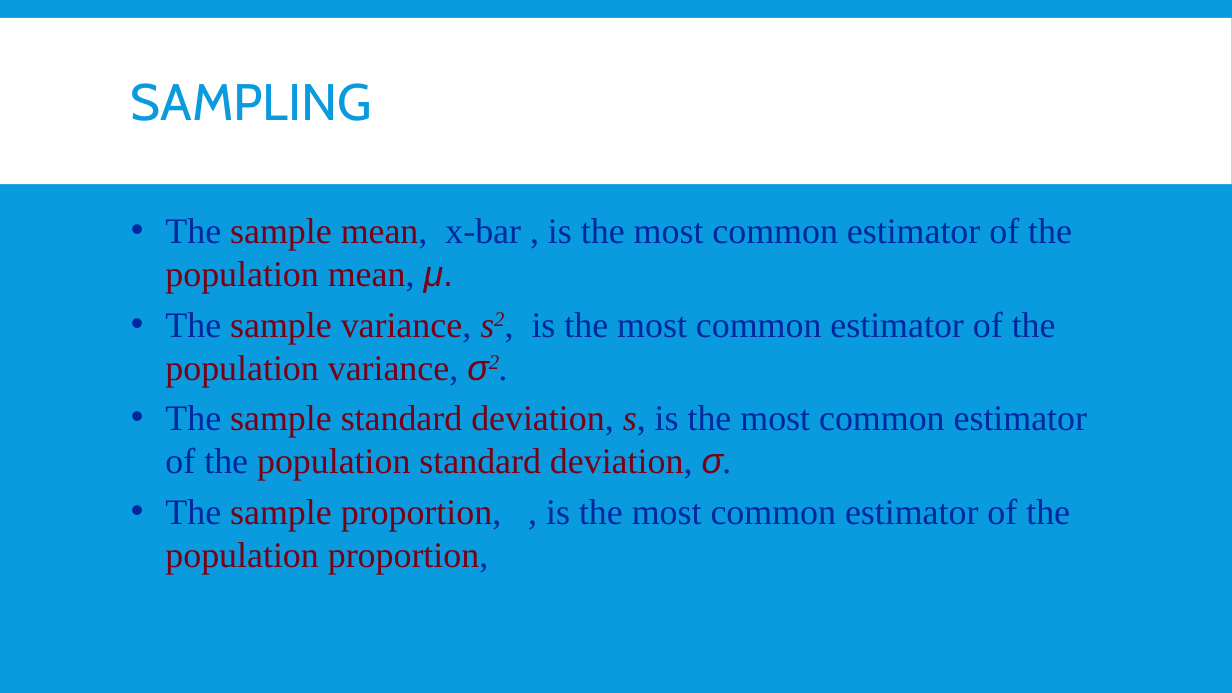
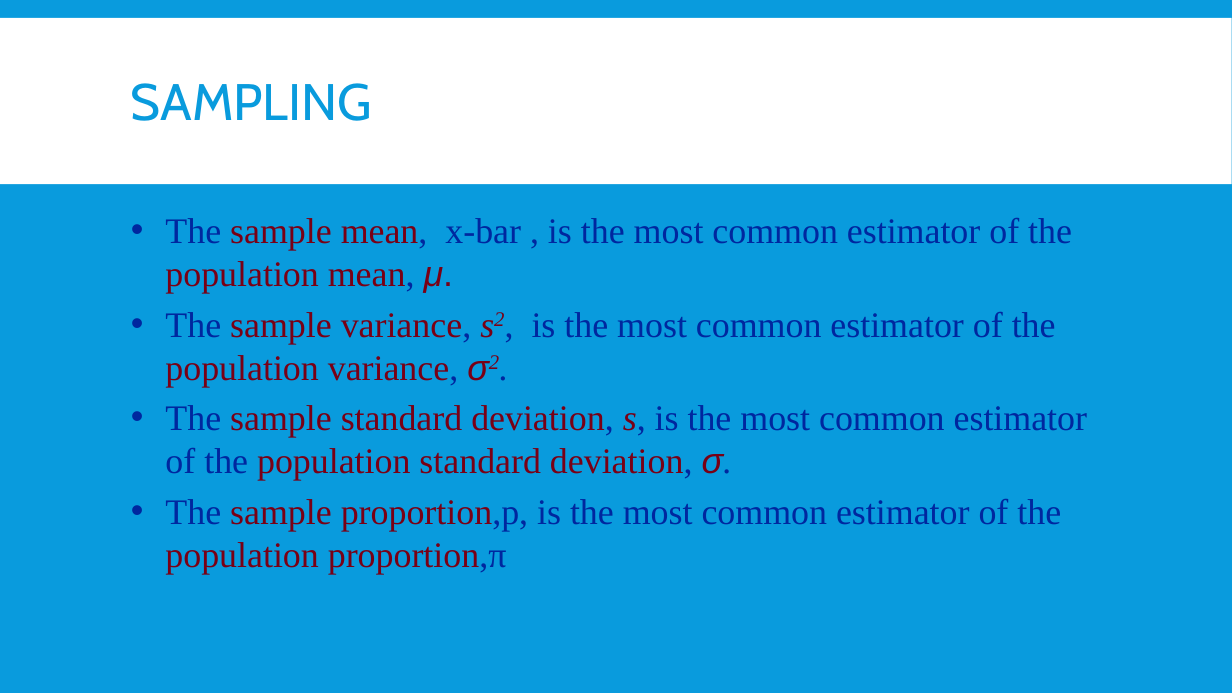
Before and after one commit to asuryam/ISB-Tutorials, a slide deck: slide 4 of ISB_SA1_Tutorials.pptx. Drawn at 1232x693 pixels with LibreOffice and Linux fonts; fonts in the diff are those of the drawing. Boxes give left, top, right and bottom in pixels: in the first picture for what was removed or moved away, otherwise in the second. Text is boxed around its words. In the diff, an @@ line names an element or a change of style, - is before the commit and + after.

Commit message:
Updated files

```diff
--- a/ISB_SA1_Tutorials.pptx
+++ b/ISB_SA1_Tutorials.pptx
@@ text at bbox=[165, 499, 1061, 574]: text changed; text colour #790015 to #00279F @@
-• The sample proportion, , is the most common estimator of the population proportion,
+• The sample proportion,p, is the most common estimator of the population proportion,π
```
